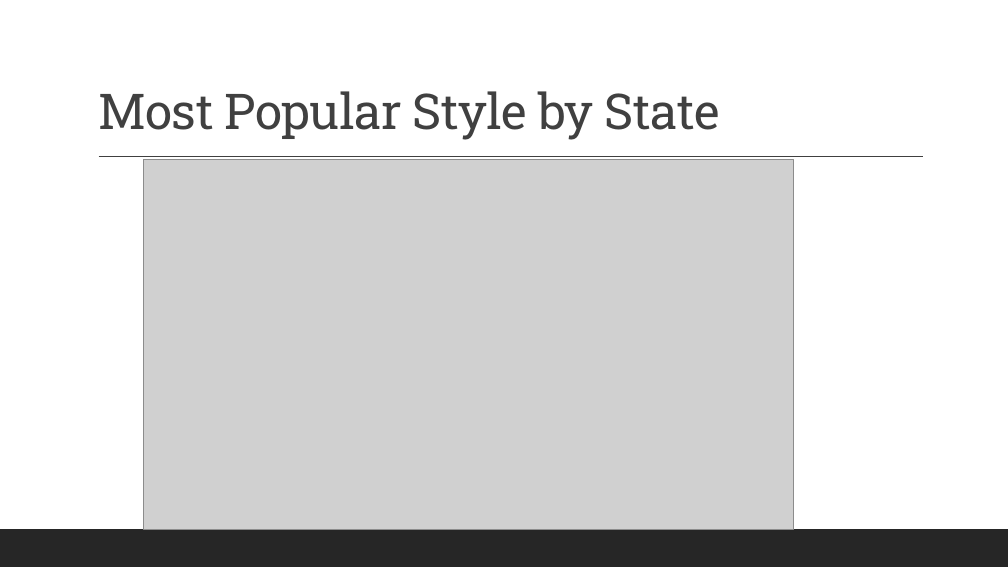
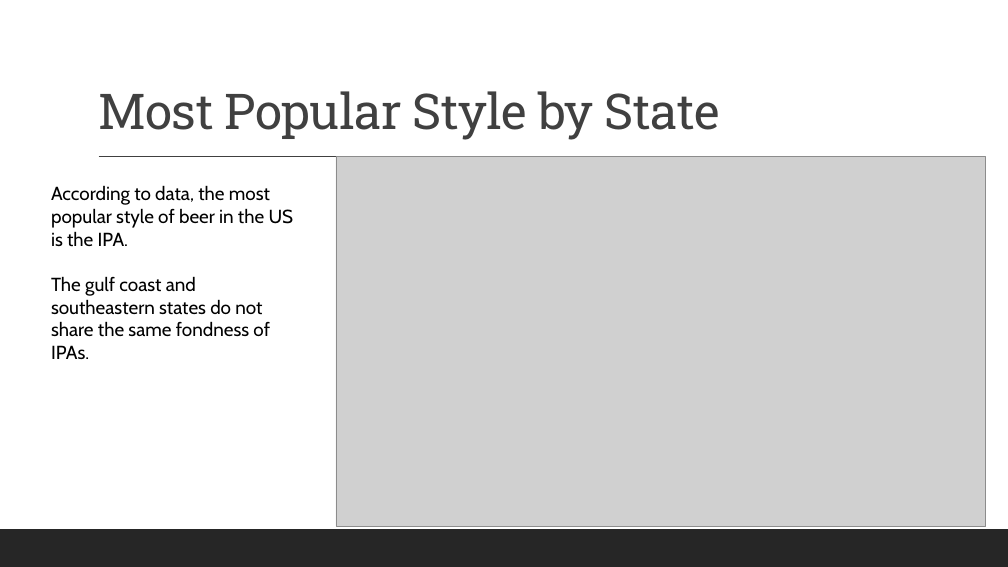
Before and after one commit to RageOfLeviathan/DS6306_CaseStudy01, a slide deck: slide 9 of DS6306_CaseStudy01.pptx. Drawn at 1008x567 pixels with LibreOffice and Linux fonts; fonts in the diff are those of the drawing; grey boxes stand for pictures. Boxes give left, top, right and bottom in pixels: in the first picture for what was removed or moved away, otherwise in the second. Text is boxed around its words. In the diff, an @@ line names an element or a change of style, - is before the commit and + after.

Commit message:
Presentation Insights
Added insights for presentation slides
cleaned up some figures

```diff
--- a/DS6306_CaseStudy01.pptx
+++ b/DS6306_CaseStudy01.pptx
@@ picture: place and size @@
-picture at [144, 160, 794, 529]
+picture at [336, 157, 986, 526]
@@ text added at [51, 185, 294, 359], 18 pt, text #000000 @@
+According to data, the most popular style of beer in the US is the IPA.
+The gulf coast and southeastern states do not share the same fondness of IPAs.
```
Also in this commit, not shown: 6 other slides changed, 3 other files.
